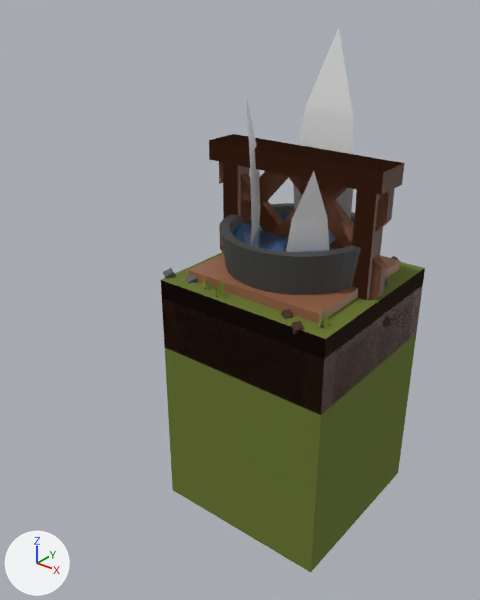
An edit to the glTF model apps/garden/public/assets/models/GameAssets.glb, drawn before and after from the same camera.
Before and after are seen from a 50 mm camera at (1.79, -2.7, 1.81) aimed at (-0.02, -0.44, 0.41). Arrows for +X, +Y and +Z are at lower left; the lights stay in place. Where no turn or scale is listed for an object, it has been applied to the vertices.

The first picture shows 'Block Grass 1', 'Block Ground 2', 'Bucket', 'Gound Cube', 'Grass 1', 'Raised Bed I', 'Raised Bed O', 'Raised Bed U', 'Shade End Left', 'Shade End Right', 'Shade Middle', 'Stool'.
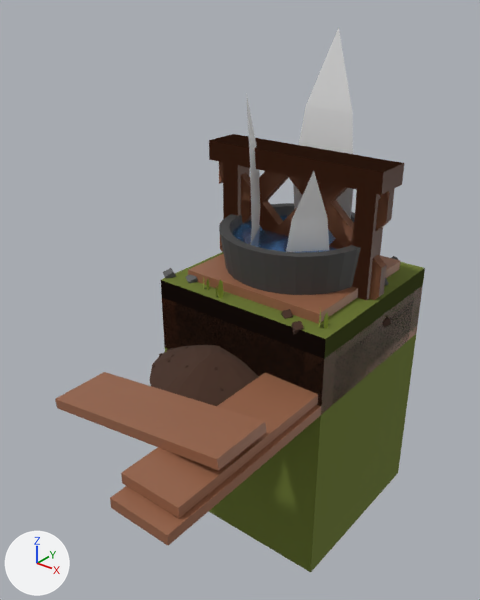
Where the change shows, as pixel boxes (x1, y1, x2, y2) in the pictures (480 x 600 px):
'Raised Bed I Construction', added (brown)
    after: (55, 328, 417, 546)
    faces in mat_material_planks (brown #956247): (55, 328, 417, 546)
    faces in mat_material_dirt (brown #462e22): (149, 345, 259, 406)

Diff of the bpy script that builds the scene:
```diff
--- a/apps/garden/public/assets/models/GameAssets.glb.py
+++ b/apps/garden/public/assets/models/GameAssets.glb.py
@@ me_raised_bed_i_construction @@
+me_raised_bed_i_construction.from_pydata(...)  # 1068 vertices, 1692 faces; spans x -0.5..0.5, y -1.5..0.5, z -0.02..0.34
+# faces by material slot: [1656, 36]
+me_raised_bed_i_construction.materials.append(mat_material_dirt)  # brown #462e22
+me_raised_bed_i_construction.materials.append(mat_material_planks)  # brown #956247
@@ ob_raised_bed_i_construction @@
+ob_raised_bed_i_construction = bpy.data.objects.new('Raised Bed I Construction', me_raised_bed_i_construction)
+ob_raised_bed_i_construction.location = (0.0, 0.0, 0.0)
```
